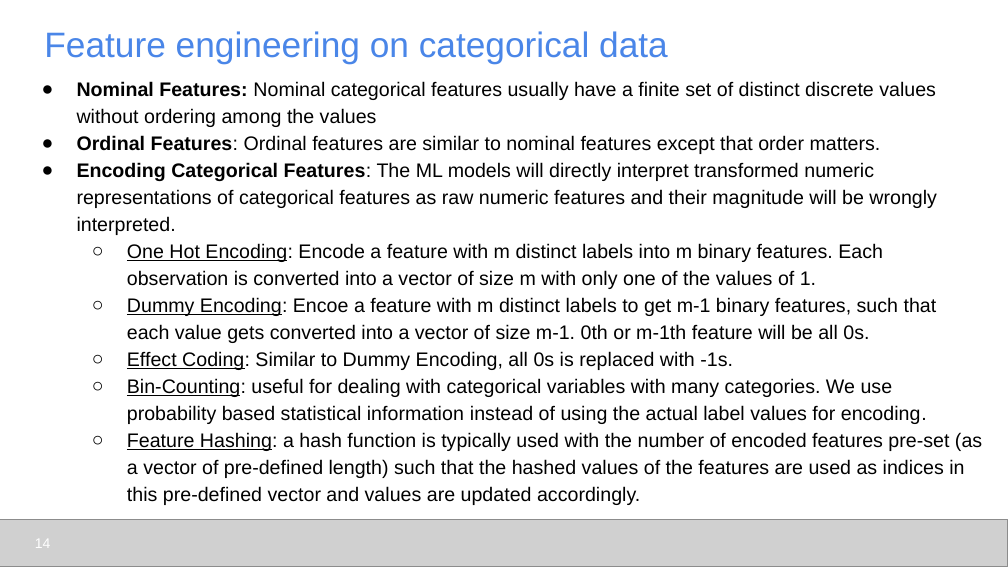
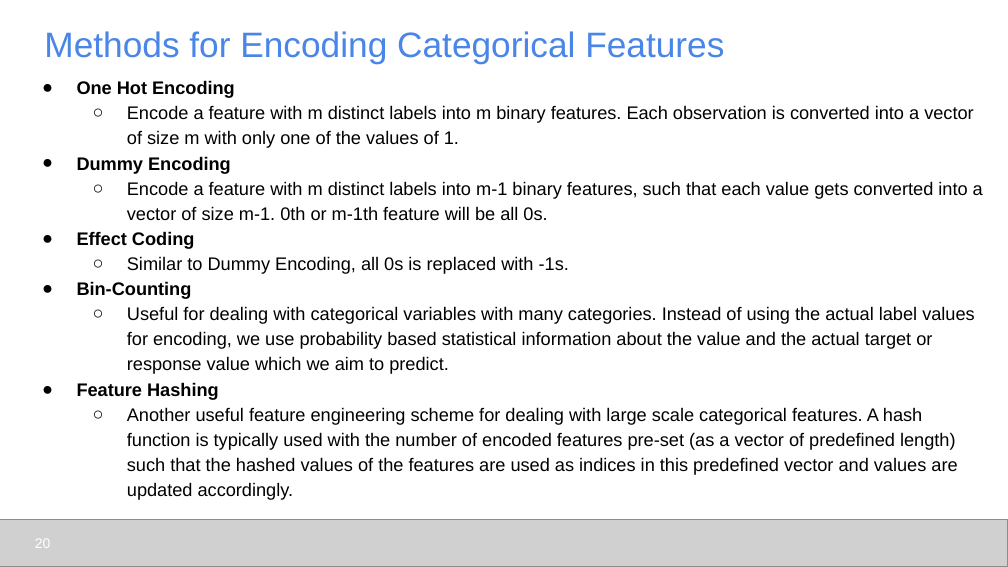
Before and after one commit to udel-cbcb/al_ml_workshop, a slide deck: slide 20 of Day_3/Lectures/Day_3_Lecture_Feature_Engineering_Scaling_Selection.pptx (slide 14 before the commit). Drawn at 1008x567 pixels with LibreOffice and Linux fonts; fonts in the diff are those of the drawing; grey boxes stand for pictures. Boxes give left, top, right and bottom in pixels: in the first picture for what was removed or moved away, otherwise in the second. Text is boxed around its words. In the diff, an @@ line names an element or a change of style, - is before the commit and + after.

```diff
--- a/Day_3/Lectures/Day_3_Lecture_Feature_Engineering_Scaling_Selection.pptx
+++ b/Day_3/Lectures/Day_3_Lecture_Feature_Engineering_Scaling_Selection.pptx
@@ title at box(44, 31, 724, 64): text changed @@
-Feature engineering on categorical data
+Methods for Encoding Categorical Features
@@ text at box(77, 80, 983, 500): text changed; size 14 to 13 pt @@
-● Nominal Features: Nominal categorical features usually have a finite set of distinct discrete values without ordering among the values
-● Ordinal Features: Ordinal features are similar to nominal features except that order matters.
-● Encoding Categorical Features: The ML models will directly interpret transformed numeric representations of categorical features as raw numeric features and their magnitude will be wrongly interpreted.
-  ○ One Hot Encoding: Encode a feature with m distinct labels into m binary features. Each observation is converted into a vector of size m with only one of the values of 1.
-  ○ Dummy Encoding: Encoe a feature with m distinct labels to get m-1 binary features, such that each value gets converted into a vector of size m-1. 0th or m-1th feature will be all 0s.
-  ○ Effect Coding: Similar to Dummy Encoding, all 0s is replaced with -1s.
-  ○ Bin-Counting: useful for dealing with categorical variables with many categories. We use probability based statistical information instead of using the actual label values for encoding.
-  ○ Feature Hashing: a hash function is typically used with the number of encoded features pre-set (as a vector of pre-defined length) such that the hashed values of the features are used as indices in this pre-defined vector and values are updated accordingly.
+● One Hot Encoding
+  ○ Encode a feature with m distinct labels into m binary features. Each observation is converted into a vector of size m with only one of the values of 1.
+● Dummy Encoding
+  ○ Encode a feature with m distinct labels into m-1 binary features, such that each value gets converted into a vector of size m-1. 0th or m-1th feature will be all 0s.
+● Effect Coding
+  ○ Similar to Dummy Encoding, all 0s is replaced with -1s.
+● Bin-Counting
+  ○ Useful for dealing with categorical variables with many categories. Instead of using the actual label values for encoding, we use probability based statistical information about the value and the actual target or response value which we aim to predict.
+● Feature Hashing
+  ○ Another useful feature engineering scheme for dealing with large scale categorical features. A hash function is typically used with the number of encoded features pre-set (as a vector of predefined length) such that the hashed values of the features are used as indices in this predefined vector and values are updated accordingly.
@@ page number at box(35, 539, 51, 548): text changed @@
-14
+20
```
Also in this commit, not shown: 13 other slides changed, 11 slides added, 4 slides removed, 8 other files.
